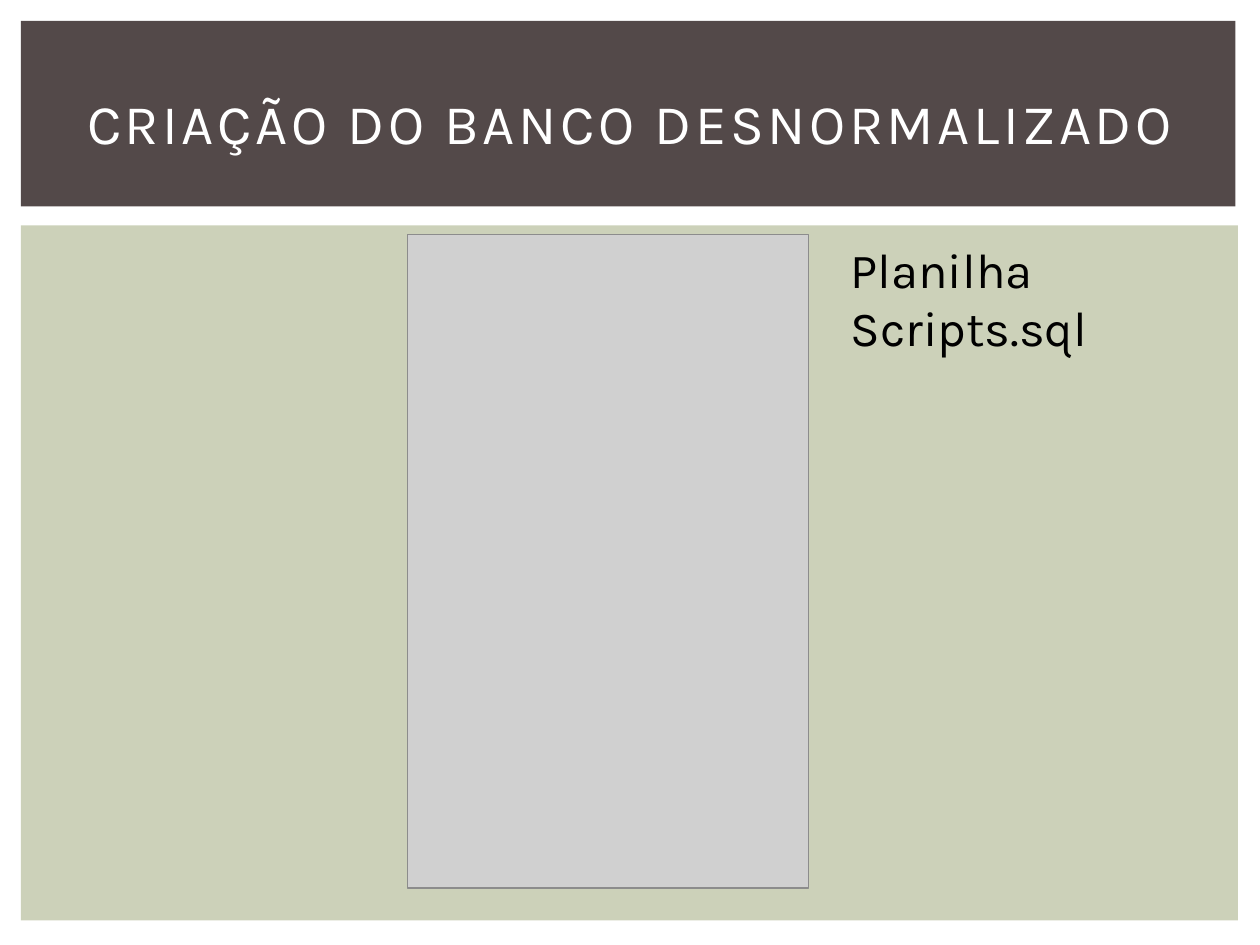
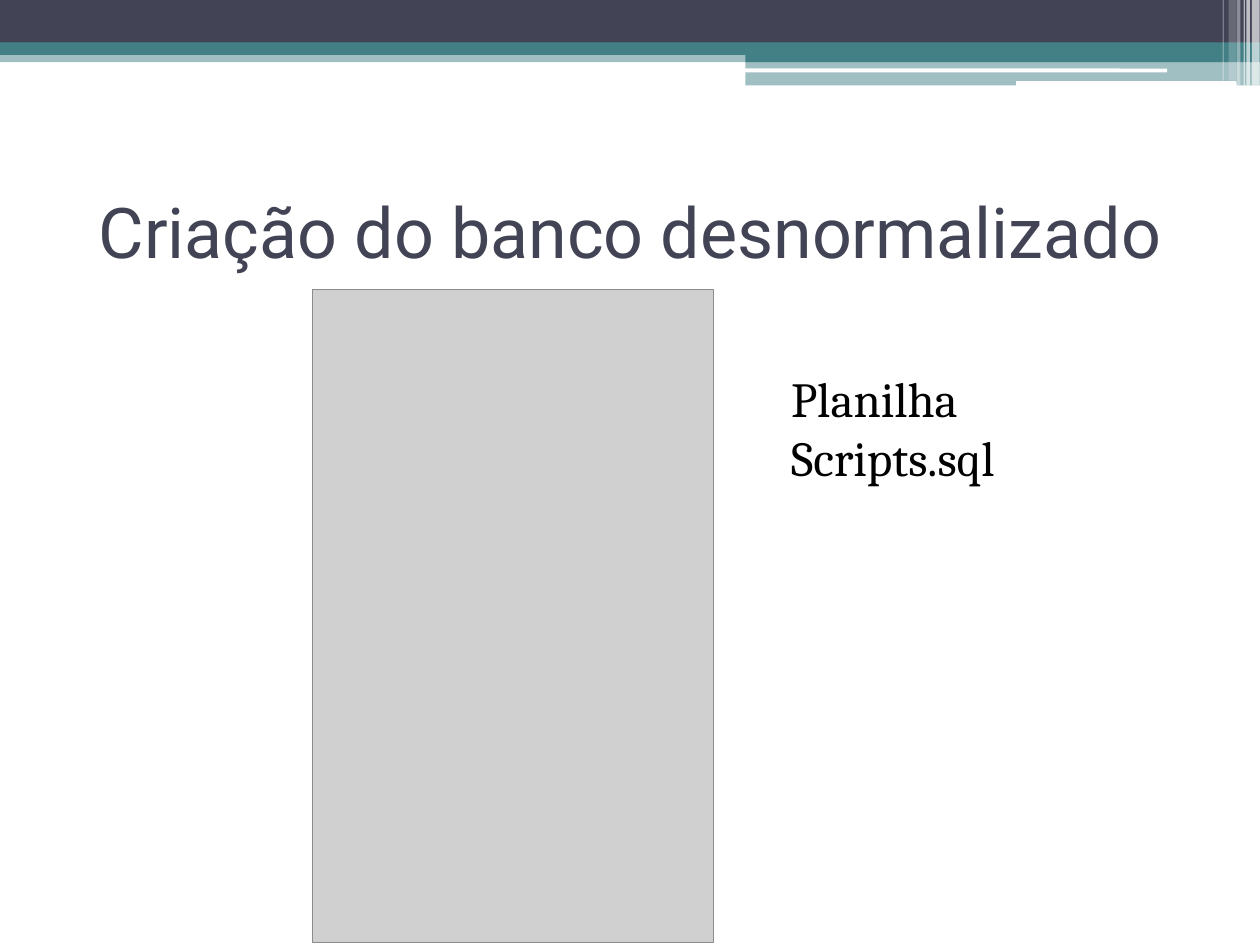
Before and after one commit to notzilly/fundBD-elc119, a slide deck: slide 3 of apresentacao.pptx. Drawn at 1260x945 pixels with LibreOffice and Linux fonts; fonts in the diff are those of the drawing; grey boxes stand for pictures. Boxes give left, top, right and bottom in pixels: in the first picture for what was removed or moved away, otherwise in the second. Text is boxed around its words. In the diff, an @@ line names an element or a change of style, - is before the commit and + after.

```diff
--- a/apresentacao.pptx
+++ b/apresentacao.pptx
@@ rectangle added at <box>0,0,1260,43</box>, fill #424456 @@
@@ rectangle added at <box>1222,0,1223,81</box>, fill #FFFFFF at 30% opacity @@
@@ rectangle added at <box>1228,0,1236,81</box>, fill #FFFFFF at 20% opacity @@
@@ rectangle added at <box>1237,0,1241,86</box>, fill #FFFFFF at 40% opacity @@
@@ rectangle added at <box>1244,0,1245,86</box>, fill #FFFFFF at 60% opacity @@
@@ rectangle added at <box>1246,0,1250,86</box>, fill #FFFFFF at 65% opacity @@
@@ rectangle added at <box>1252,0,1260,86</box>, fill #FFFFFF at 65% opacity @@
@@ rectangle: place and size @@
-rectangle at <box>21,21,1236,207</box>
+rectangle at <box>0,50,1260,62</box>
@@ rectangle at <box>0,50,1260,62</box>: fill #534949 to #438086 at 50% opacity @@
@@ rectangle added at <box>0,43,1260,55</box>, fill #438086 @@
@@ rectangle added at <box>746,49,1260,62</box>, fill #438086 @@
@@ rounded rectangle added at <box>745,68,1167,72</box>, fill #FFFFFF @@
@@ rectangle added at <box>746,60,1260,86</box>, fill #438086 at 50% opacity @@
@@ rounded rectangle added at <box>1016,81,1236,86</box>, fill #FFFFFF @@
@@ title at <box>99,205,1161,273</box>: text changed; size 32 to 40 pt; font Karla to Roboto; text colour #FFFFFF to #424456 @@
-CRIAÇÃO DO BANCO DESNORMALIZADO
+Criação do banco desnormalizado
@@ rectangle removed at <box>21,226,1239,921</box> @@
@@ picture: place and size @@
-picture at <box>407,234,808,888</box>
+picture at <box>312,289,713,942</box>
@@ text "Planilha Scripts.sql": place and size @@
-text "Planilha Scripts.sql" at <box>851,254,1088,358</box>
+text "Planilha Scripts.sql" at <box>791,383,994,487</box>
@@ text "Planilha Scripts.sql" at <box>791,383,994,487</box>: font Karla to Cambria @@
```
Also in this commit, not shown: 11 other slides changed, 1 other file.
